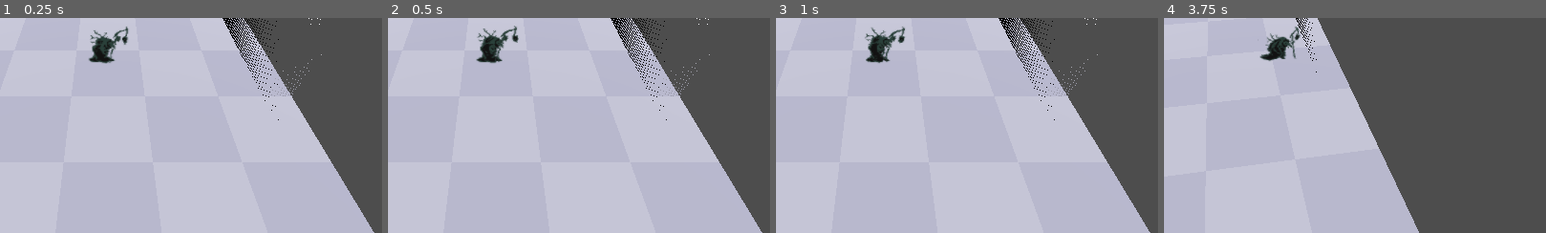
Above: before the commit, frames 1-4 (left to right).
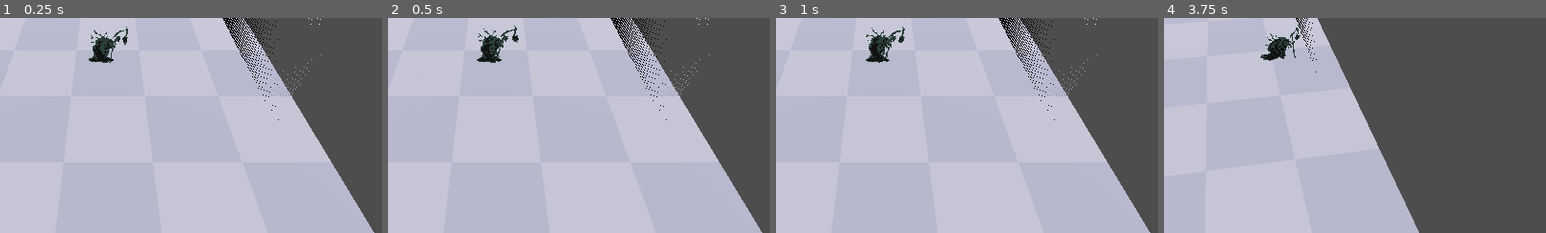
Above: after the commit, the same moments.

Repository: torbenvanassche/necro_ascension
Game: Godot game, scene res://scenes/test.tscn
The game is run twice, just before and just after one commit, with the same random seed, the same clock (stepped at 60 frames per second) and the same inputs.
Inputs (mouse positions are % of the whole screen's width and height, from its top left):
- Up to frame 1 (0.25 s): no input
- Up to frame 2 (0.5 s): no input
- Up to frame 3 (1 s): click (3, 91) at 0.5 s
- Up to frame 4 (3.75 s): click (8, 91) at 1.25 s; click (12, 91) at 2 s; click (17, 91) at 2.75 s; tap Enter at 3.5 s; move the mouse to (72, 45) at 3.52 s; hold D (right) from 3.53 s (still down); tap 1 (ability_1) at 3.6 s; click (72, 45) at 3.67 s
The pictures show only the part of the screen within x 36-86%, y 32-82%; the shares and areas given below are measured in that part.

The runs differ from the first frame. In frame 1, 0.4% of the frame differs, in the area x 23-34%, y 4-22%; in frame 2, 0.4%; in frame 3, 0.4%, in the area x 23-34%, y 4-21%; in frame 4, 0.3%.

Commit message:
Disabled texture filtering on sprite
Disabled texture filtering making the sprite look blurry

Diff:
--- a/scenes/character.tscn
+++ b/scenes/character.tscn
@@ -187,6 +187,7 @@
 
 [node name="Sprite3D" type="Sprite3D" parent="CollisionShape3D"]
 billboard = 2
+texture_filter = 0
 texture = ExtResource("2_vipfw")
 hframes = 4
 vframes = 4
